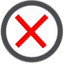
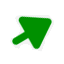
The second w=64, h=64 image is a revision of the first. Changes to its layers:
showed "Layer 1 copy", painted on it over [7, 12, 54, 52]
hid "Layer 0" over [0, 0, 64, 63]
